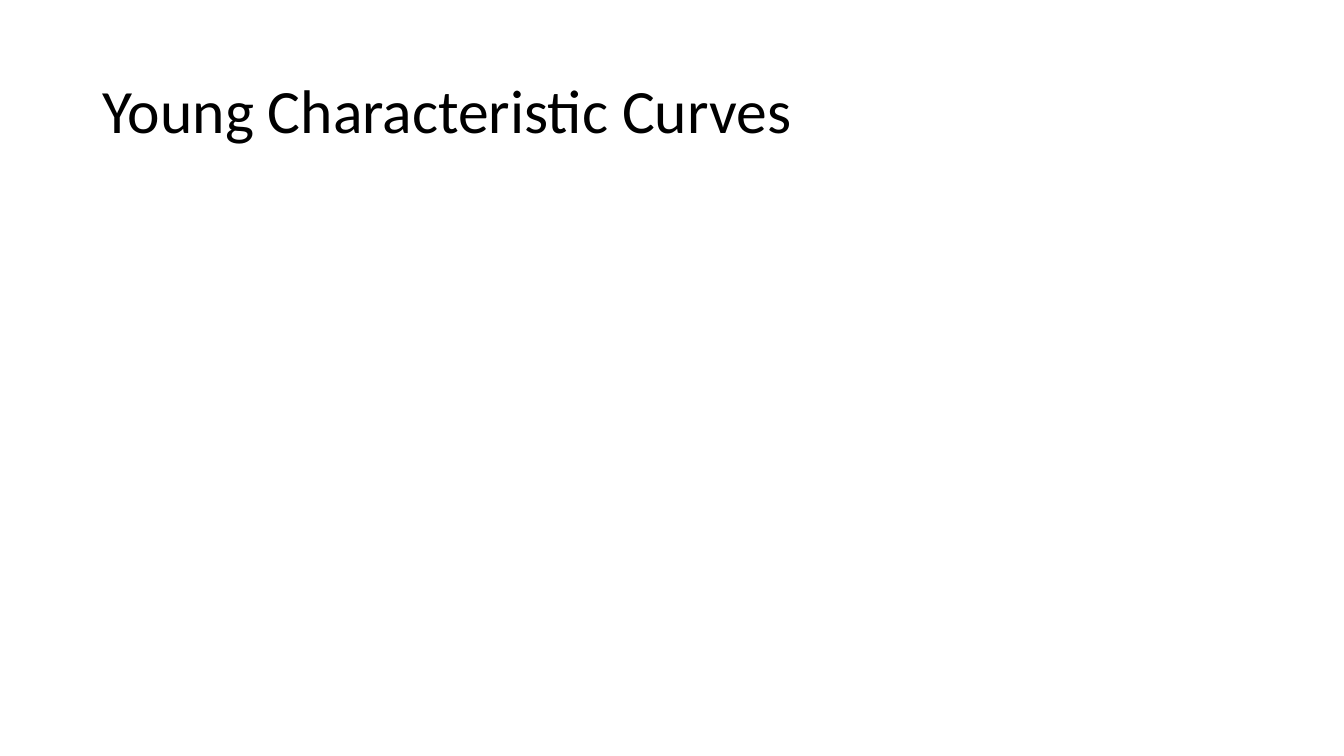
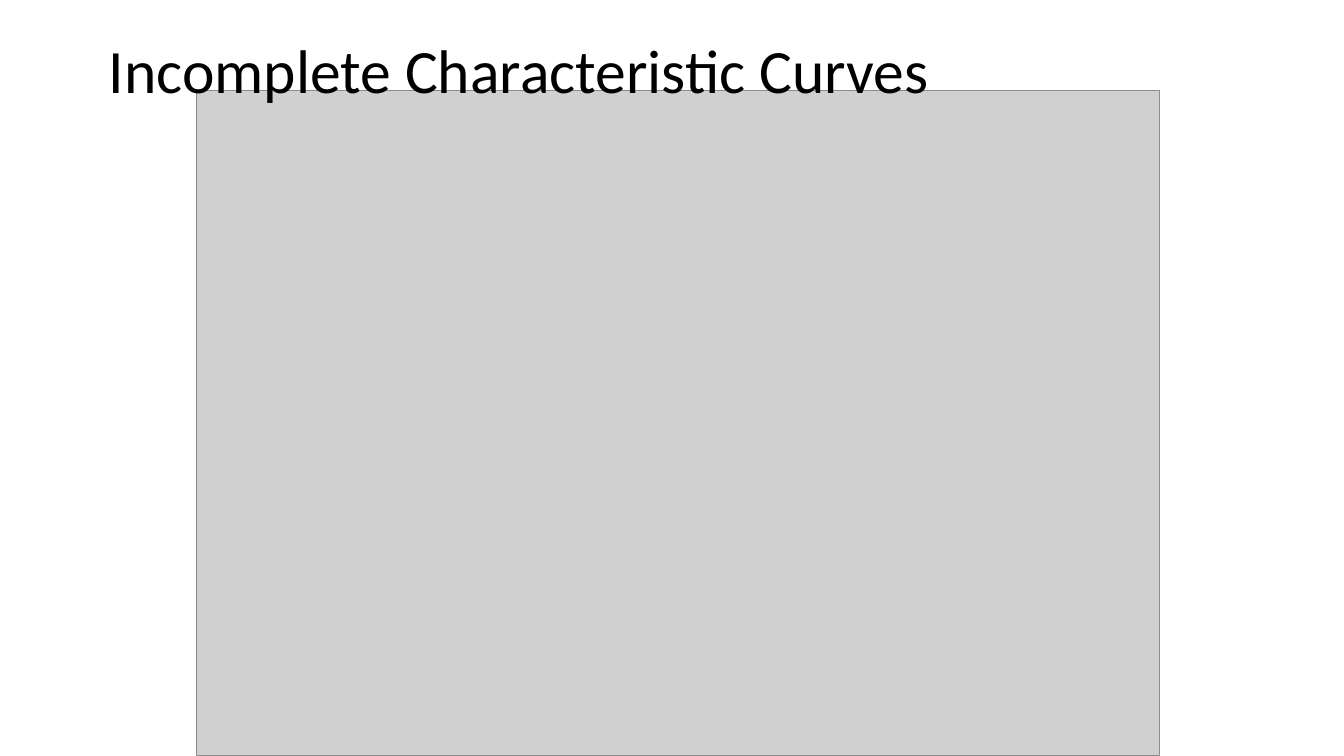
Before and after one commit to jbshuler/GEOS397, a slide deck: slide 16 of Homework/Final Project/GEO597_TermProject_Shuler.pptx. Drawn at 1344x756 pixels with LibreOffice and Linux fonts; fonts in the diff are those of the drawing; grey boxes stand for pictures. Boxes give left, top, right and bottom in pixels: in the first picture for what was removed or moved away, otherwise in the second. Text is boxed around its words. In the diff, an @@ line names an element or a change of style, - is before the commit and + after.

```diff
--- a/Homework/Final Project/GEO597_TermProject_Shuler.pptx
+++ b/Homework/Final Project/GEO597_TermProject_Shuler.pptx
@@ title at [109,50,928,107]: text changed @@
-Young Characteristic Curves
+Incomplete Characteristic Curves
@@ picture added at [197,91,1159,756] @@
```
Also in this commit, not shown: 5 other slides changed, 12 slides added, 11 slides removed, 31 other files.
